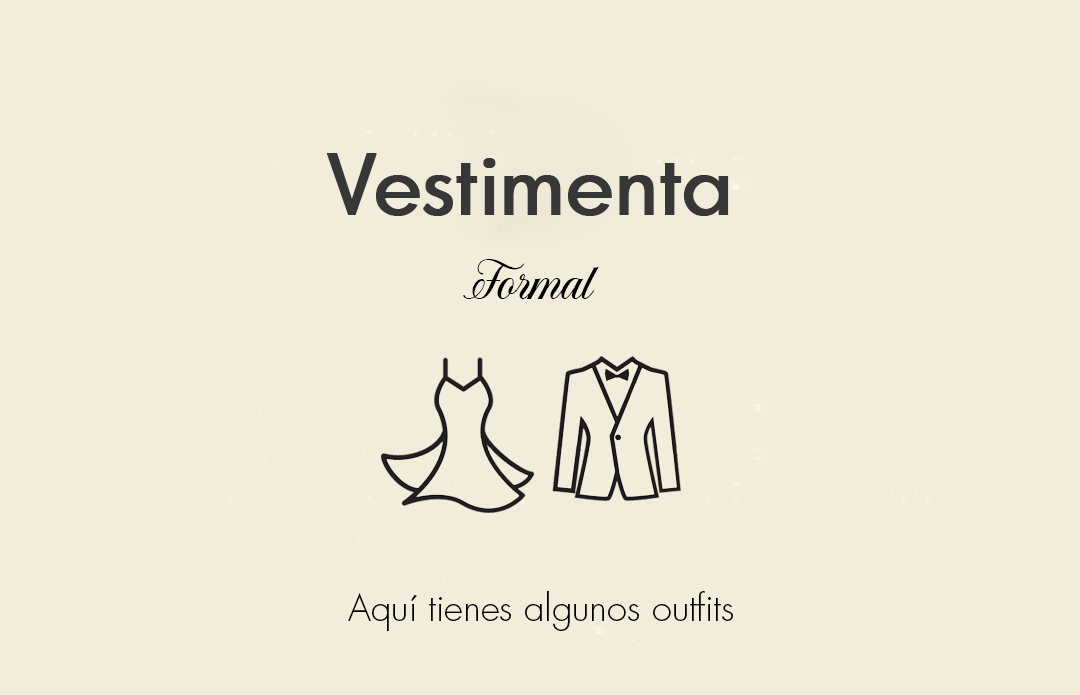
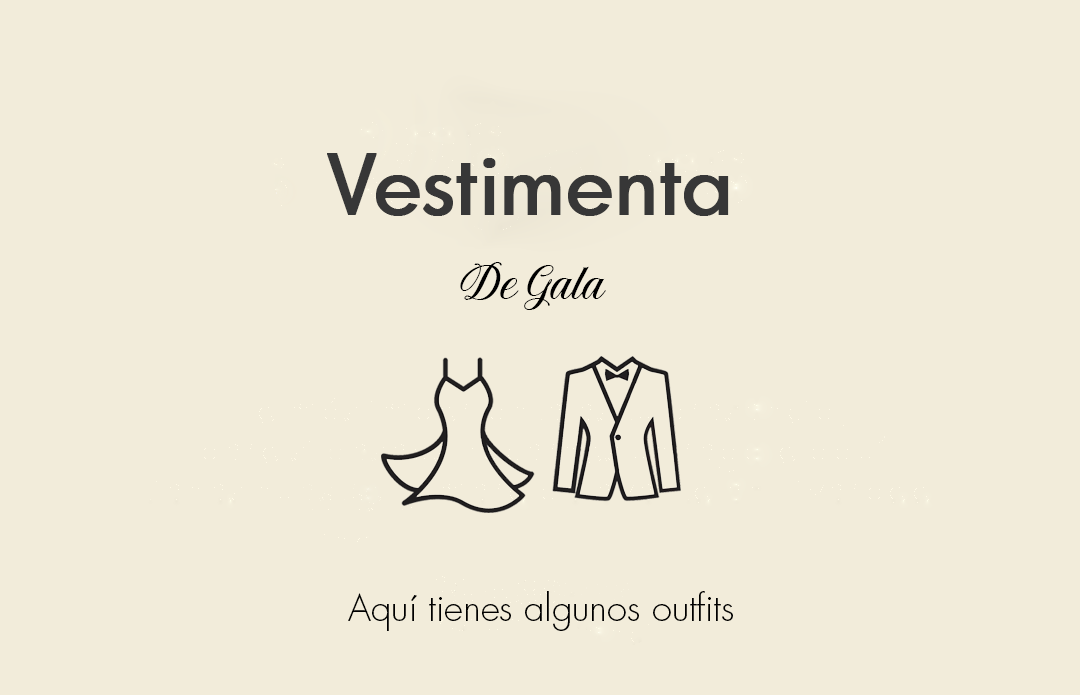
Two versions of the same layered image (1080x695). Layer-by-layer changes:
renamed "Formal" to "De Gala", painted on it over [460, 259, 606, 310]
